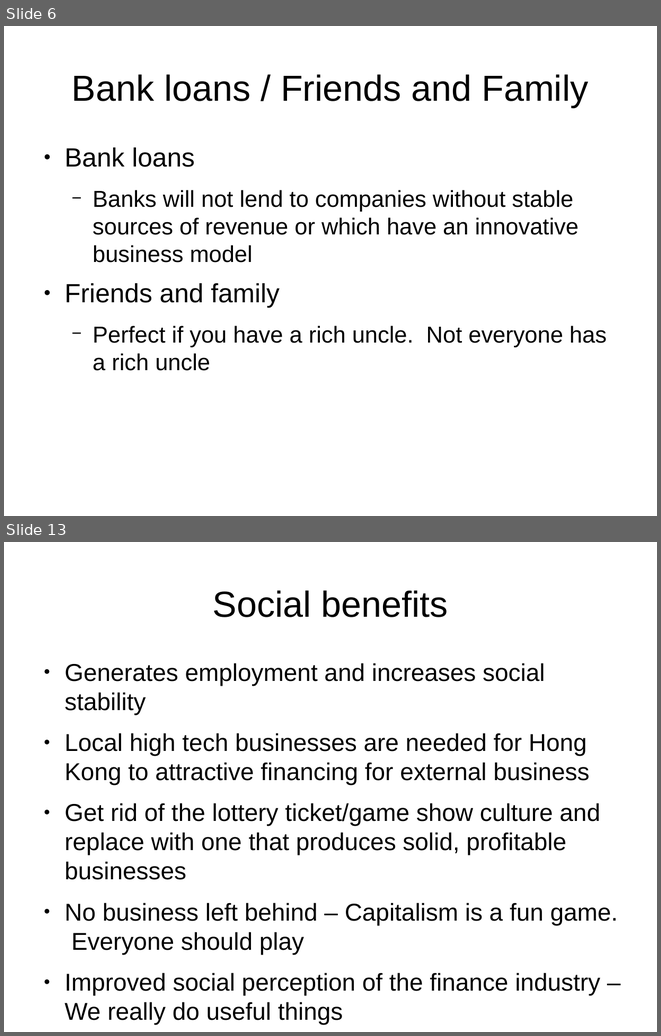
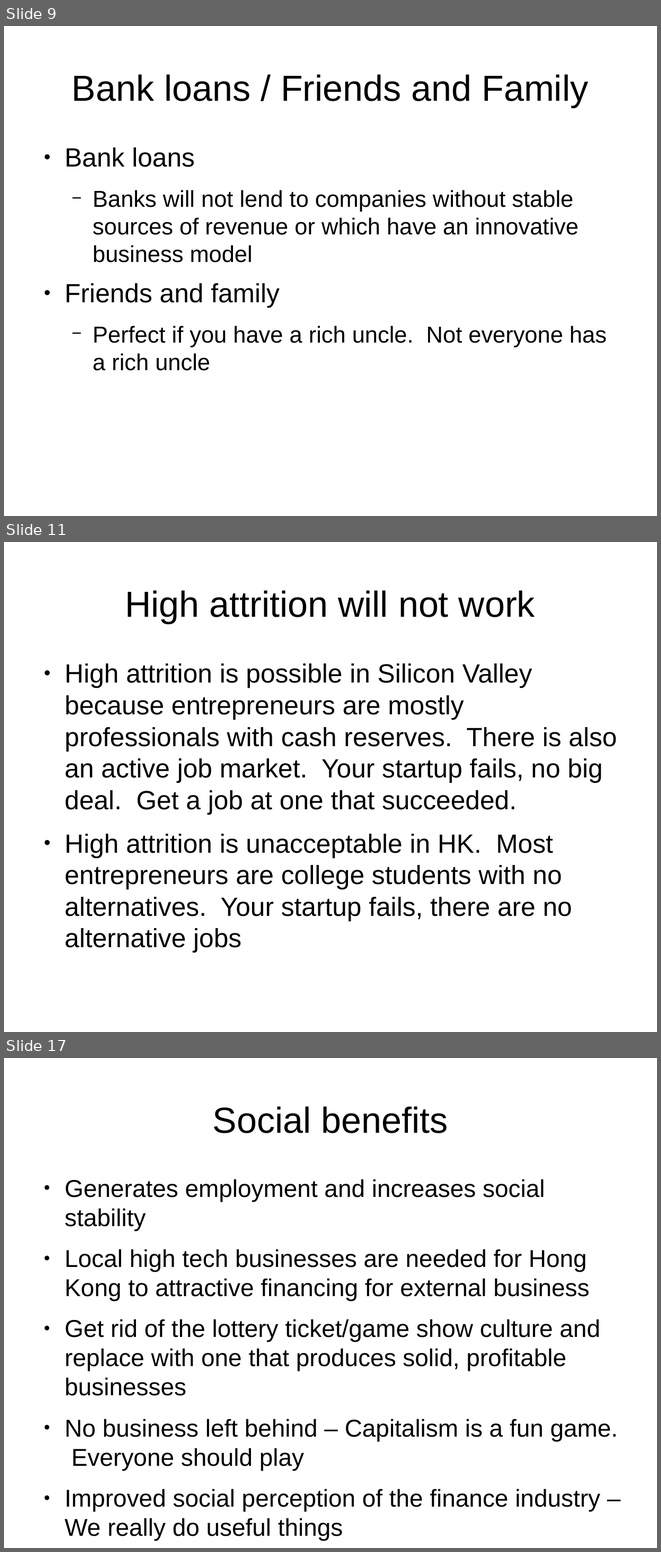
Before and after one commit to joequant/bitquant, a slide deck: pitchdecks/smartmicroloanshk.odp. Shown one above the other, each under a label of ours: slides 6 and 13 before the commit, slides 9, 11 and 17 after it; the slides between them are not shown. The pictures are 661x1036 and 661x1552 pixels, drawn with LibreOffice and Linux fonts; fonts in the diff are those of the drawing. Boxes give left, top, right and bottom in pixels: in the first picture for what was removed or moved away, otherwise in the second. Text is boxed around its words. In the diff, an @@ line names an element or a change of style, - is before the commit and + after.

```diff
--- a/pitchdecks/smartmicroloanshk.odp
+++ b/pitchdecks/smartmicroloanshk.odp
@@ slide 11 added at <box>4,542,657,1032</box>, background #FFFFFF @@
@@ title added at <box>125,590,535,623</box>, 44 pt, text #000000 @@
+High attrition will not work
@@ text added at <box>64,663,617,952</box>, 32 pt, text #000000 @@
+● High attrition is possible in Silicon Valley because entrepreneurs are mostly professionals with cash reserves. There is also an active job market. Your startup fails, no big deal. Get a job at one that succeeded.
+● High attrition is unacceptable in HK. Most entrepreneurs are college students with no alternatives. Your startup fails, there are no alternative jobs
@@ what was slide 6 is now slide 9 @@
@@ what was slide 13 is now slide 17 @@
```
Also in this commit, not shown: 7 slides changed, 5 other slides added, 1 slide removed, 1 other file.
